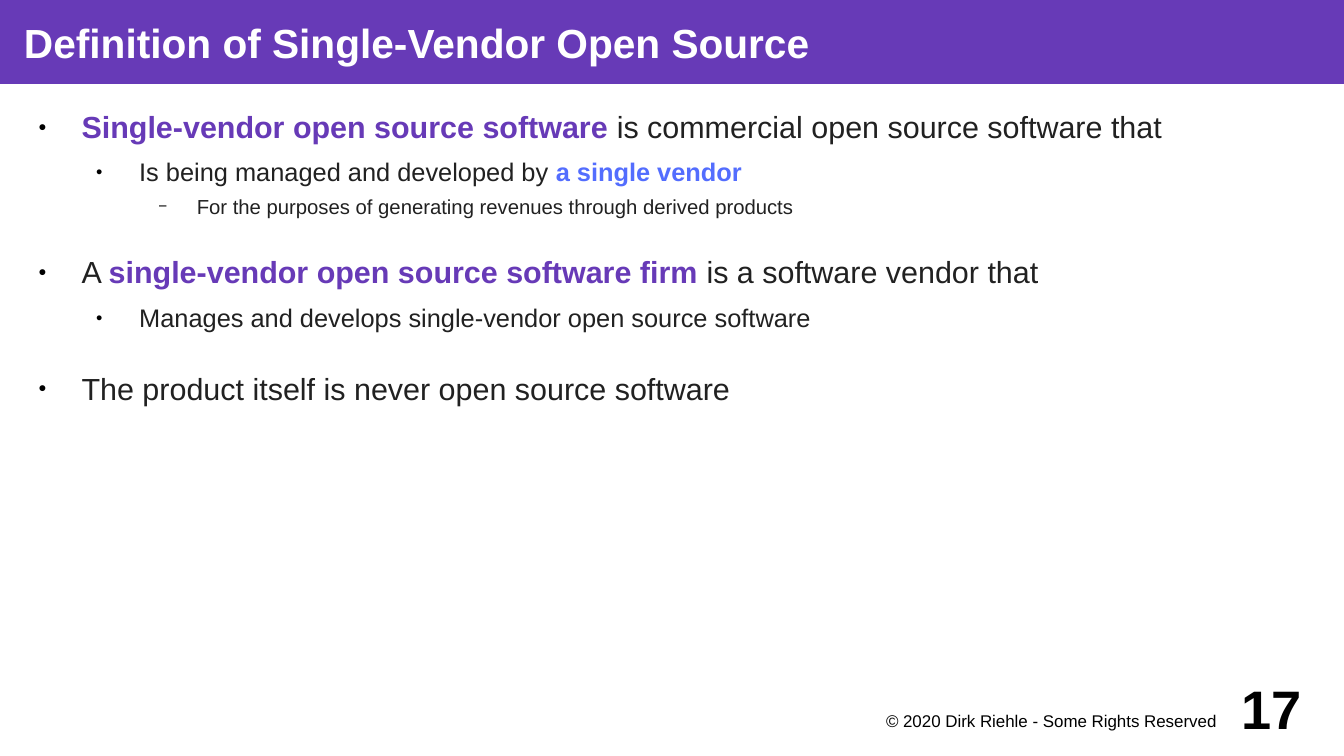
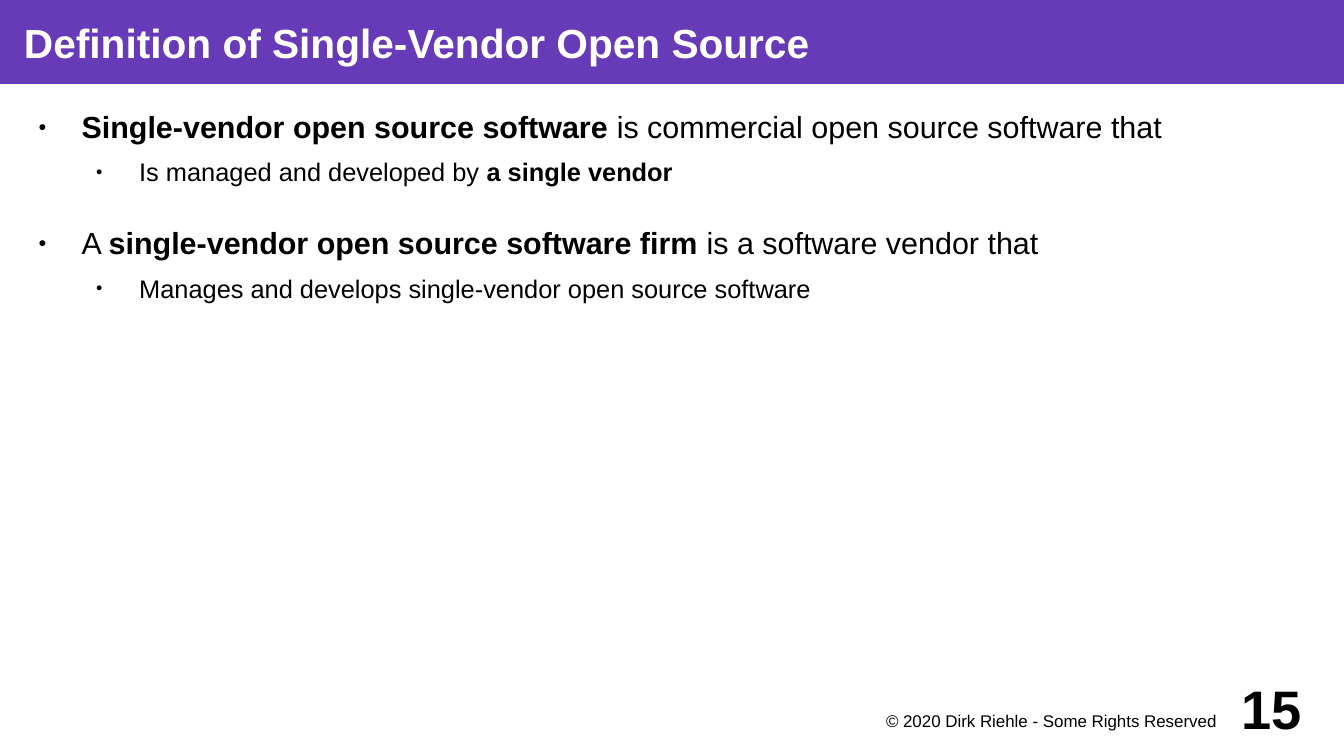
Before and after one commit to dirkriehle/coss-course, a slide deck: slide 15 of Lecture slides/COSS C03 - Commercial Open Source.odp (slide 17 before the commit). Drawn at 1344x756 pixels with LibreOffice and Linux fonts; fonts in the diff are those of the drawing. Boxes give left, top, right and bottom in pixels: in the first picture for what was removed or moved away, otherwise in the second. Text is boxed around its words. In the diff, an @@ line names an element or a change of style, - is before the commit and + after.

Commit message:
Post-talk fixes do C03 Commercial Open Source

```diff
--- a/Lecture slides/COSS C03 - Commercial Open Source.odp
+++ b/Lecture slides/COSS C03 - Commercial Open Source.odp
@@ text at <box>82,116,1162,303</box>: text colour #673AB7 to #000000 in "Single-vendor open source software", "single-vendor open source software firm"; text colour #212121 to #000000 in "is commercial open source software that", "A is a software vendor that", "Manages and develops single-vendor open source software" @@
@@ text at <box>139,162,673,187</box>: text changed; size 12 to 15 pt; text colour #212121 to #000000 @@
-  ● Is being managed and developed by a single vendor
-    − For the purposes of generating revenues through derived products
+  ● Is managed and developed by a single vendor
@@ text at <box>82,378,730,405</box>: paragraph removed @@
-● The product itself is never open source software
@@ page number at <box>1242,691,1302,730</box>: text changed @@
-17
+15
```
Also in this commit, not shown: 20 other slides changed, 3 slides removed, 2 other files.
